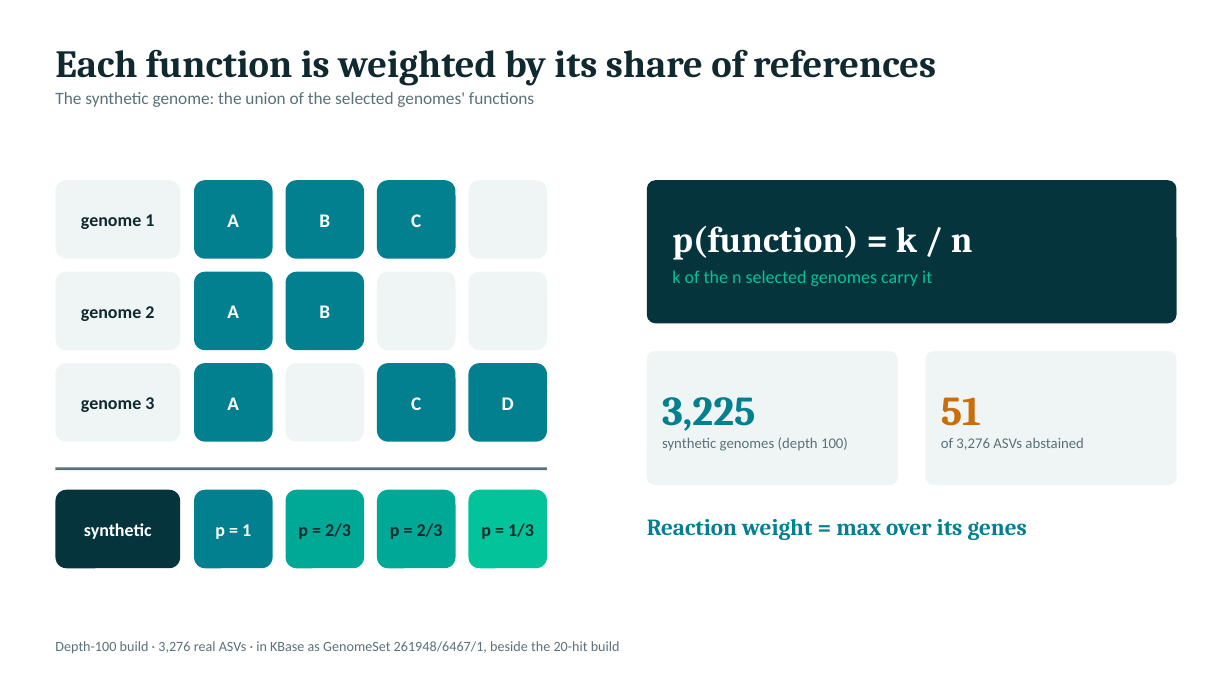
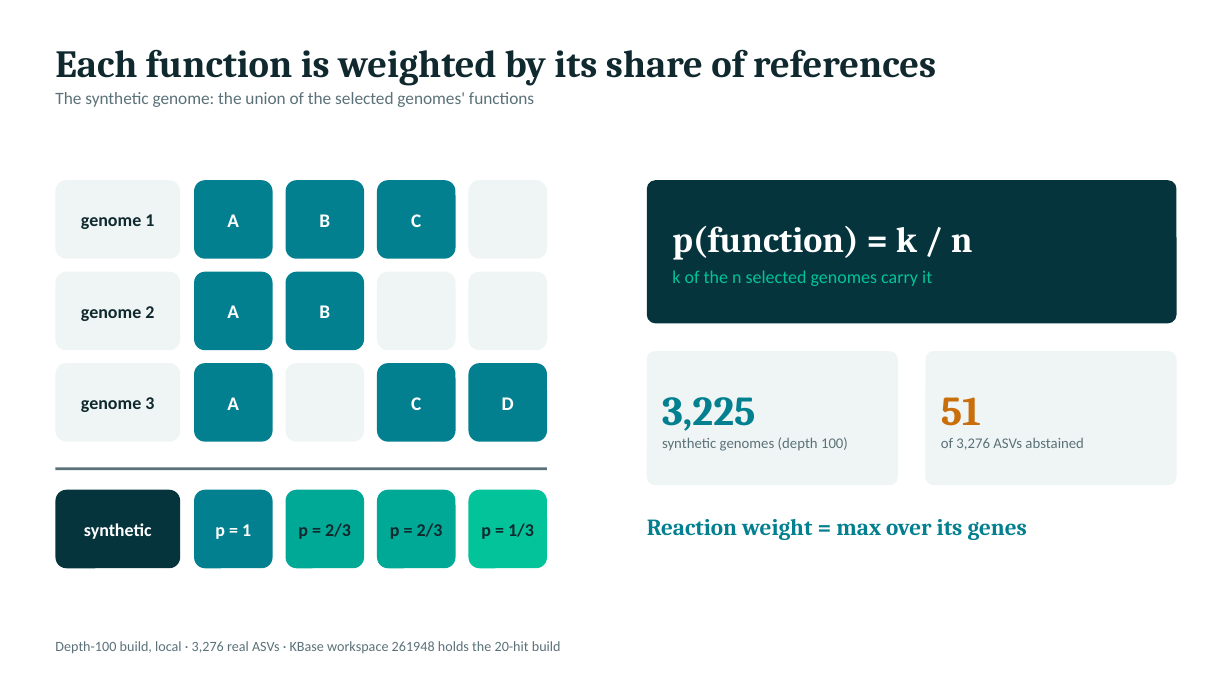
Before and after one commit to freiburgermsu/prFBA, a slide deck: slide 6 of presentations/prFBA_updates_2026-10.pptx. Drawn at 1232x693 pixels with LibreOffice and Linux fonts; fonts in the diff are those of the drawing. Boxes give left, top, right and bottom in pixels: in the first picture for what was removed or moved away, otherwise in the second. Text is boxed around its words. In the diff, an @@ line names an element or a change of style, - is before the commit and + after.

```diff
--- a/presentations/prFBA_updates_2026-10.pptx
+++ b/presentations/prFBA_updates_2026-10.pptx
@@ text at bbox=[55, 641, 561, 654]: text changed @@
-Depth-100 build · 3,276 real ASVs · in KBase as GenomeSet 261948/6467/1, beside the 20-hit build
+Depth-100 build, local · 3,276 real ASVs · KBase workspace 261948 holds the 20-hit build
```
Also in this commit, not shown: 11 other slides changed, 7 slides removed, 5 other files.
